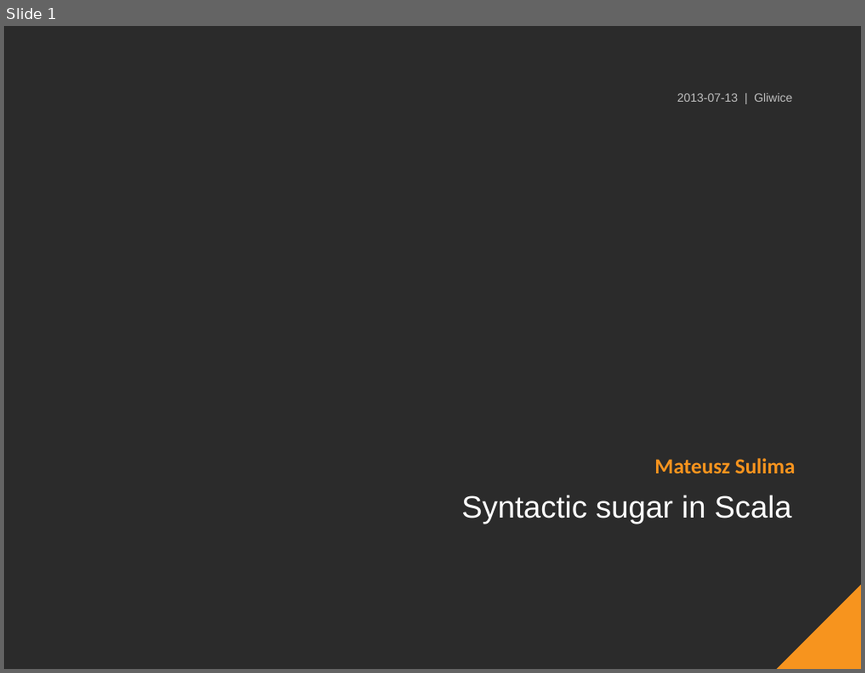
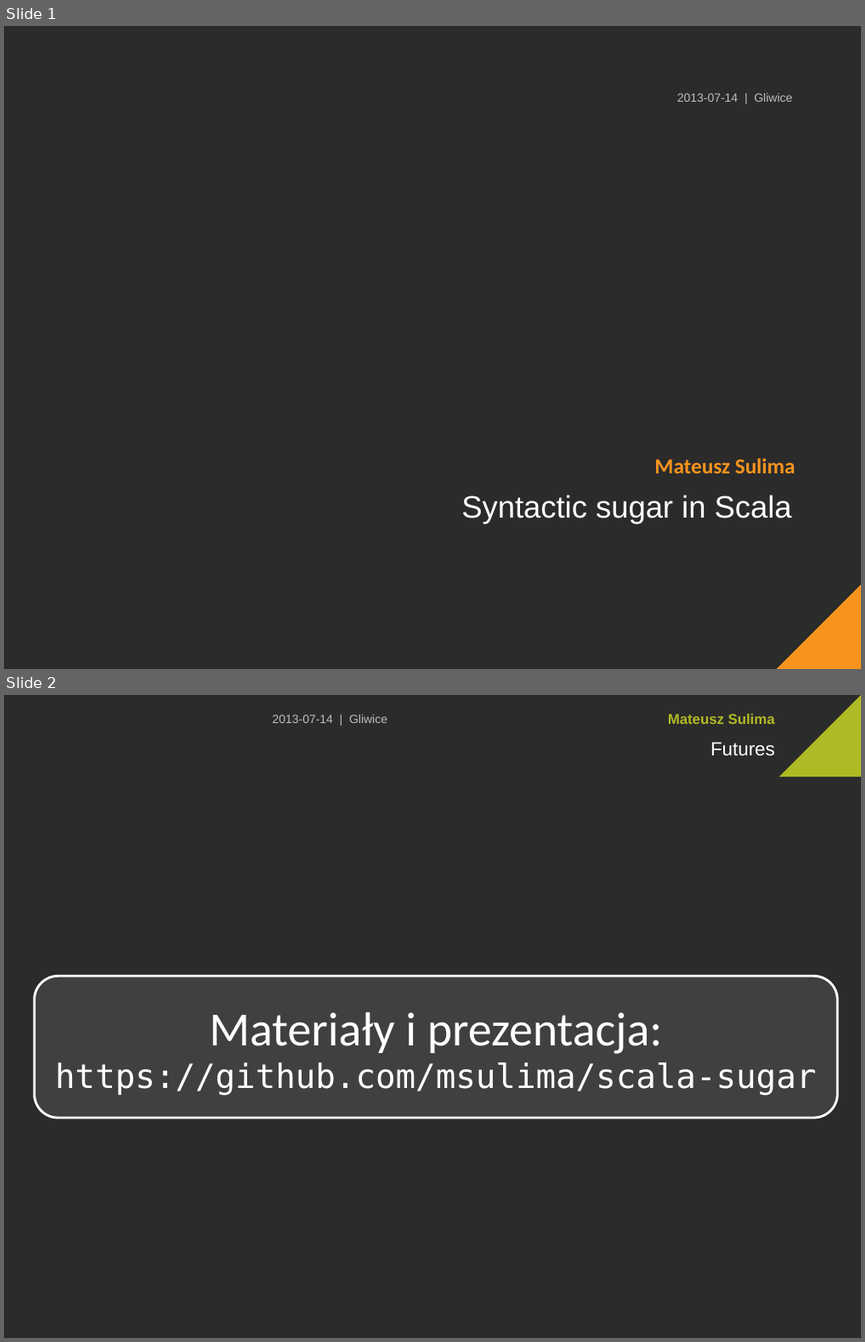
Before and after one commit to msulima/scala-sugar, a slide deck: Presentation.pptx. Shown one above the other, each under a label of ours: slide 1 before the commit, slides 1 and 2 after it. The pictures are 865x673 and 865x1342 pixels, drawn with LibreOffice and Linux fonts; fonts in the diff are those of the drawing; background and template pictures are left out; a plain dark background stands for a picture behind light text. Boxes give left, top, right and bottom in pixels: in the first picture for what was removed or moved away, otherwise in the second. Text is boxed around its words. In the diff, an @@ line names an element or a change of style, - is before the commit and + after.

```diff
--- a/Presentation.pptx
+++ b/Presentation.pptx
@@ slide 2 added at [4,695,861,1338], background picture (left out) @@
@@ text added at [273,715,387,723], 10 pt, text #BFBFBF @@
+2013-07-14 | Gliwice
@@ text added at [668,714,775,724], 12 pt, text #B0BA25, bold @@
+Mateusz Sulima
@@ right triangle added at [779,695,861,777], fill #B0BA25 @@
@@ text added at [710,742,775,756], 16 pt, text #FFFFFF @@
+Futures
@@ rounded rectangle added at [34,976,837,1117], fill #FFFFFF at 10% opacity, outline #FFFFFF 2 pt, 28 pt, text #FFFFFF @@
+Materiały i prezentacja:
+https://github.com/msulima/scala-sugar
@@ slide 1 changed as well @@
@@ text at [677,93,792,102]: text changed @@
-2013-07-13 | Gliwice
+2013-07-14 | Gliwice
```
Also in this commit, not shown: 19 other slides changed, 1 other slide added, 3 other files.
